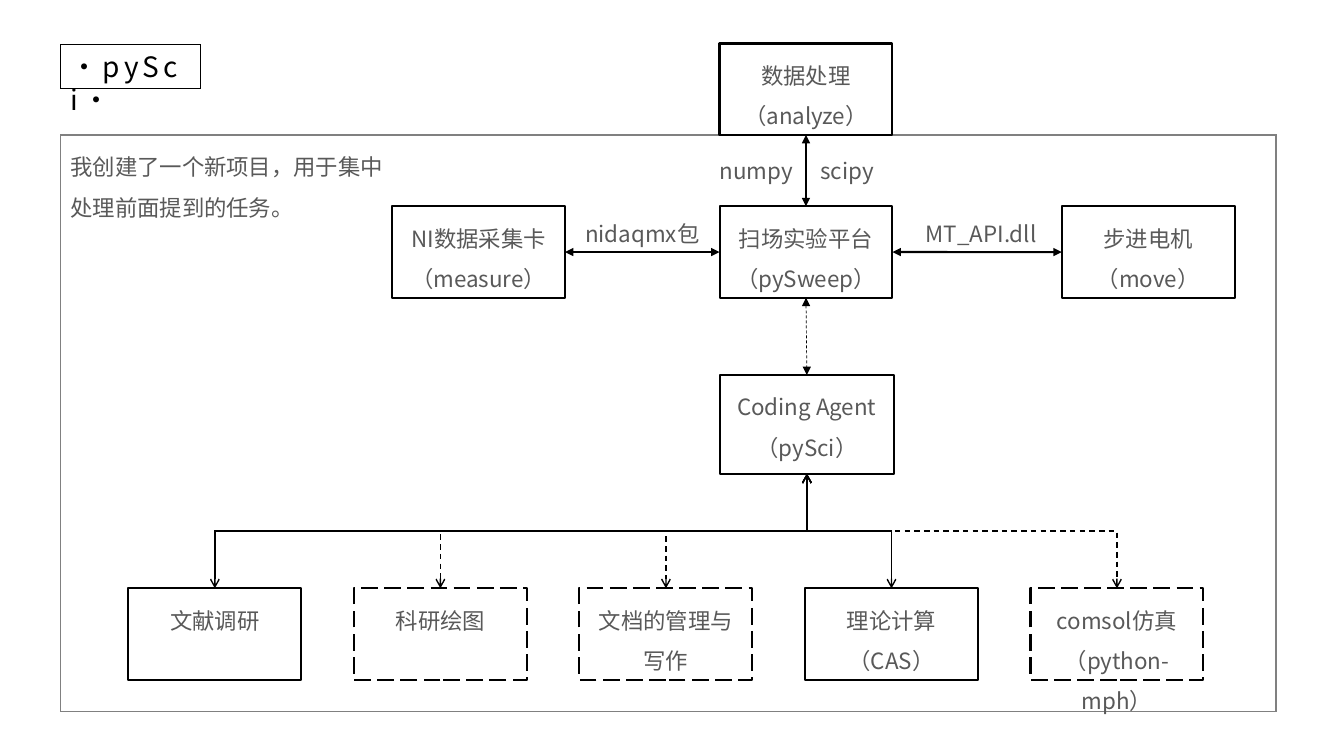
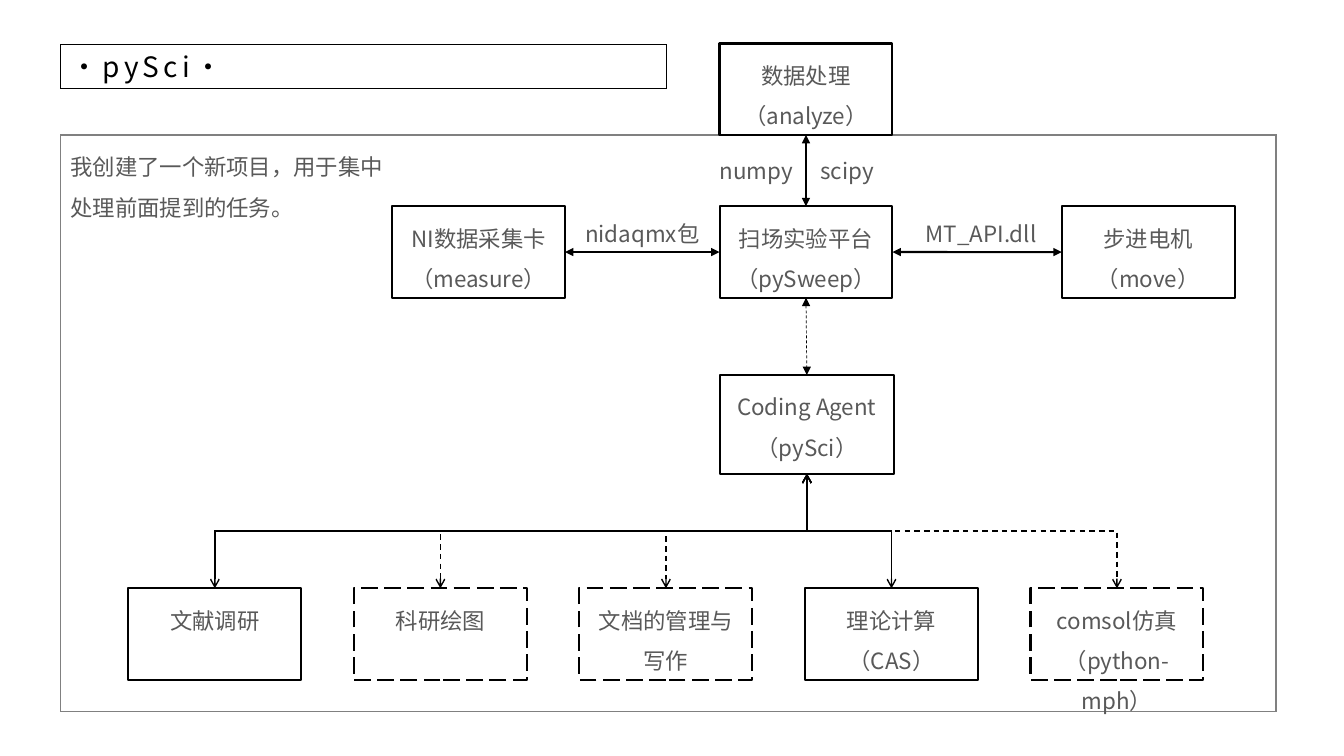
Before and after one commit to HardcOld-Bird/pySciWS_backup, a slide deck: slide 3 of data/research/1_gain_ep/汇报PPT/20261016/20261016.pptx. Drawn at 1344x756 pixels with LibreOffice and Linux fonts; fonts in the diff are those of the drawing; background and template pictures are left out. Boxes give left, top, right and bottom in pixels: in the first picture for what was removed or moved away, otherwise in the second. Text is boxed around its words. In the diff, an @@ line names an element or a change of style, - is before the commit and + after.

```diff
--- a/data/research/1_gain_ep/汇报PPT/20261016/20261016.pptx
+++ b/data/research/1_gain_ep/汇报PPT/20261016/20261016.pptx
@@ rectangle "·pySci·": place and size @@
-rectangle "·pySci·" at box(60, 44, 201, 89)
+rectangle "·pySci·" at box(60, 44, 666, 89)
```
Also in this commit, not shown: 2 other slides changed, 1 slide added, 14 other files.
